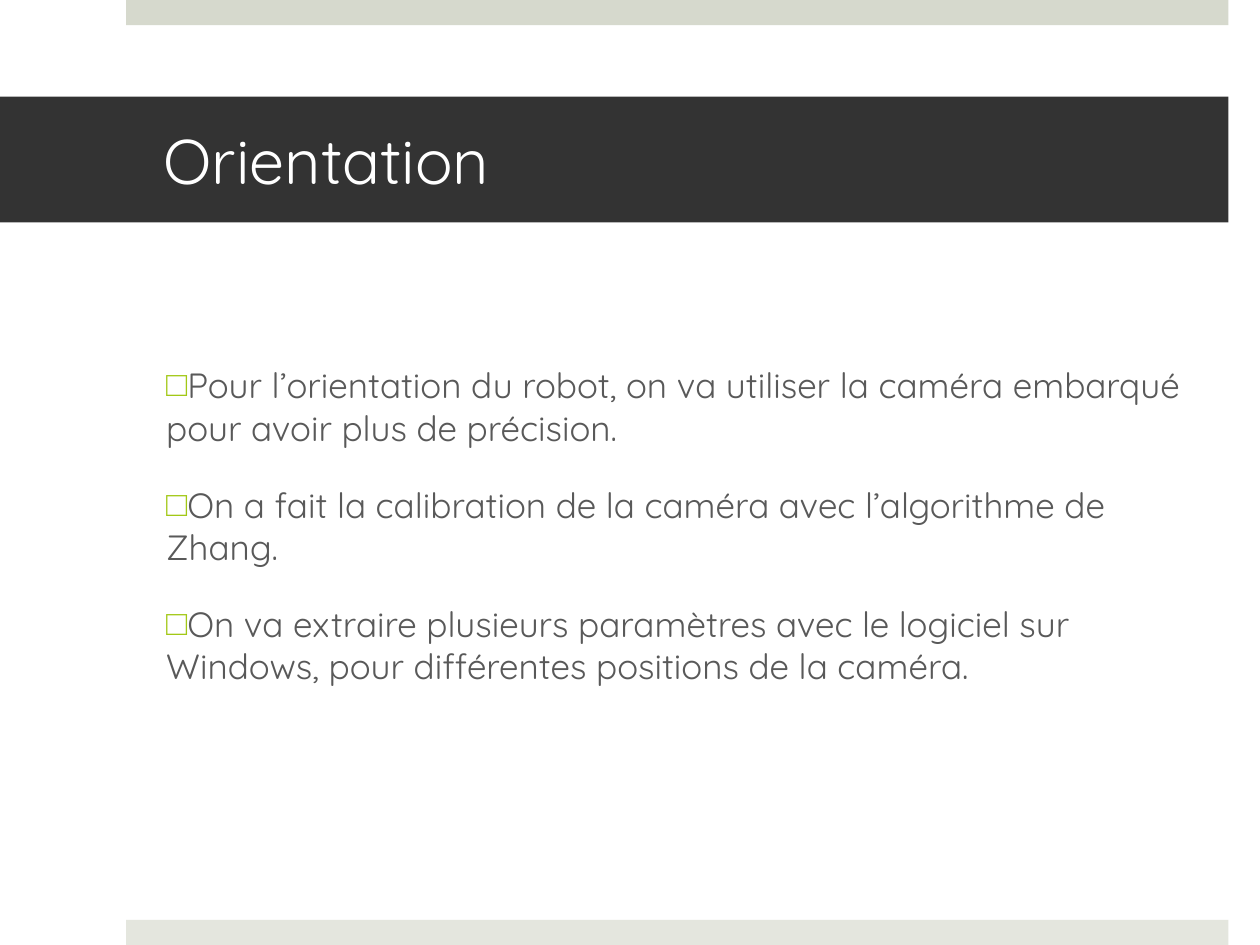
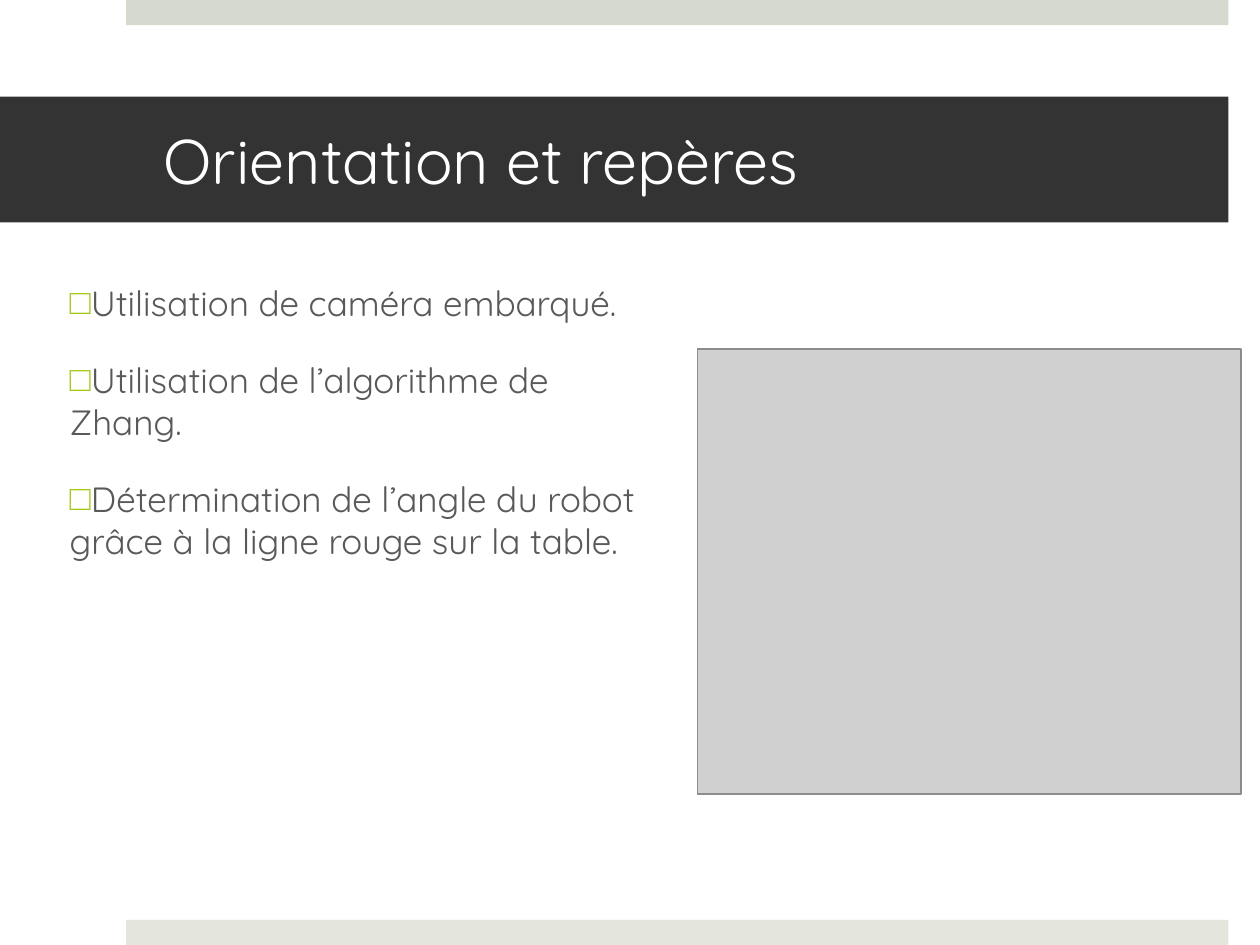
Before and after one commit to francisvalois/design3, a slide deck: slide 2 of reports/presentation/kinocto_IM.pptx (slide 3 before the commit). Drawn at 1260x945 pixels with LibreOffice and Linux fonts; fonts in the diff are those of the drawing; grey boxes stand for pictures. Boxes give left, top, right and bottom in pixels: in the first picture for what was removed or moved away, otherwise in the second. Text is boxed around its words. In the diff, an @@ line names an element or a change of style, - is before the commit and + after.

```diff
--- a/reports/presentation/kinocto_IM.pptx
+++ b/reports/presentation/kinocto_IM.pptx
@@ title at bbox=[164, 139, 798, 197]: text changed @@
-Orientation
+Orientation et repères
@@ text at bbox=[70, 290, 634, 561]: text changed @@
-□ Pour l’orientation du robot, on va utiliser la caméra embarqué pour avoir plus de précision.
-□ On a fait la calibration de la caméra avec l’algorithme de Zhang.
-□ On va extraire plusieurs paramètres avec le logiciel sur Windows, pour différentes positions de la caméra.
+□ Utilisation de caméra embarqué.
+□ Utilisation de l’algorithme de Zhang.
+□ Détermination de l’angle du robot grâce à la ligne rouge sur la table.
@@ picture added at bbox=[698, 349, 1241, 794] @@
```
Also in this commit, not shown: 1 other slide changed, 2 slides removed, 1 other file.
